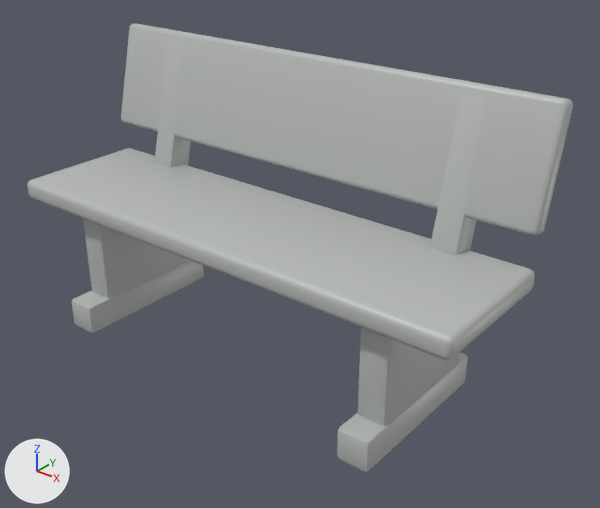
A saved change to the FBX model Prototype/Assets/CTCC/Art/Meshes/CTCC_PROP_TerrazzoBench.fbx.
Both versions are drawn from a 50 mm lens placed at (1.488, -1.653, 1.418), pointed at (0.12, 0.057, 0.358). The axes (+X, +Y, +Z) are drawn at lower left. The lights are the same throughout. The picture after the commit comes second. Objects named as collision shapes, trigger or cutter boxes, shadow casters or lower levels of detail are left out.

Script lines for the objects in view, before the commit:
```python
me_cube = bpy.data.meshes.new('Cube')
me_cube.from_pydata(...)  # 528 vertices, 520 faces; spans x -0.78..0.78, y -0.26..0.32, z 0.0..0.89
me_cube.materials.append(mat_terrazzobench)
ob_ctcc_prop_terrazzobench_lod0 = bpy.data.objects.new('CTCC_PROP_TerrazzoBench_LOD0', me_cube)
ob_ctcc_prop_terrazzobench_lod0.location = (0.0, 0.0, 0.0)
```
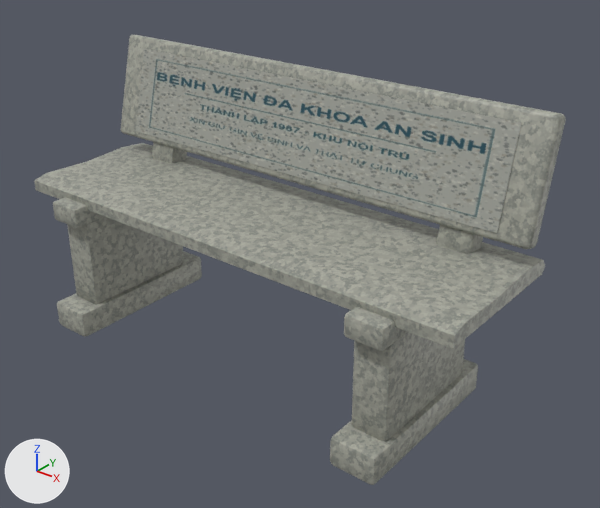
Changed parts and their boxes (x1, y1, x2, y2) in the pictures (600 x 508 px; the box of a moved part takes in the faces that stretch with it):
'CTCC_PROP_TerrazzoBench_LOD0', reshaped
    before: (27, 23, 573, 472)
    after: (34, 35, 566, 485)
part 1 of me_cube, moved or reshaped
    before: (83, 219, 189, 298)
    after: (67, 217, 184, 304)
part 2 of me_cube, moved or reshaped
    before: (358, 327, 460, 426)
    after: (152, 44, 190, 163)
part 3 of me_cube, added
    after: (352, 332, 465, 441)
part 4 of me_cube, added (mostly hidden)
    after: (436, 99, 503, 254)
part 5 of me_cube, moved or reshaped
    before: (121, 23, 573, 236)
    after: (121, 35, 566, 249)
part 6 of me_cube, rebuilt
    before: (27, 148, 535, 360)
    after: (34, 143, 545, 349)
part 7 of me_cube, moved or reshaped
    before: (72, 41, 487, 472)
    after: (53, 48, 521, 485)

The edits, one by one:
Picture 'LOC01_TerrazzoBench_Normal.png' (img_loc01_terrazzobench_normal_png) is new.
Picture 'LOC01_TerrazzoBenchB_Color.png' (img_loc01_terrazzobenchb_color_png) is new.
Material 'LOC01_TerrazzoBenchB' (mat_loc01_terrazzobenchb) is new.
Uses the picture img_loc01_terrazzobench_normal_png.
Uses the picture img_loc01_terrazzobenchb_color_png.
me_cube is used by ob_ctcc_prop_terrazzobench_lod0; location (0.0, 0.0, 0.0).
me_cube had 528 vertices, 520 faces and spanned x -0.78..0.78, y -0.26..0.32, z 0.0..0.89.
me_cube no longer uses material mat_terrazzobench.
me_cube now has 600 vertices, 596 faces and spans x -0.77..0.77, y -0.29..0.31, z 0.0..0.85.
me_cube part 1: the loose piece of 56 vertices spanning x -0.59..-0.5, y -0.18..0.22, z 0.07..0.41 is moved by (-0.02, -0.04, 0.0), in mat_loc01_terrazzobenchb.
me_cube part 2: the loose piece of 56 vertices spanning x 0.5..0.58, y -0.18..0.22, z 0.07..0.41 is multiplied about its middle by the matrix ((1.253, 0.0, 0.0), (0.0, 0.153, 0.335), (0.0, -0.038, 1.343)), then moved by (-1.1, 0.2, 0.38), in mat_loc01_terrazzobenchb.
me_cube part 3: the loose piece of 56 vertices spanning x 0.5..0.58, y -0.18..0.22, z 0.07..0.41 is copied, and the copy is moved by (0.02, -0.04, 0.0), in mat_loc01_terrazzobenchb; it spans x 0.51..0.61, y -0.22..0.18, z 0.07..0.41.
me_cube part 4: the loose piece of 56 vertices spanning x 0.5..0.58, y 0.12..0.32, z 0.38..0.86 is copied, and the copy is multiplied about its middle by the matrix ((1.305, 0.0, 0.0), (0.0, 0.804, 0.039), (0.0, 0.039, 0.952)), then moved by (0.02, 0.0, 0.0), in mat_loc01_terrazzobenchb; it spans x 0.51..0.61, y 0.14..0.31, z 0.39..0.85.
me_cube part 5: the loose piece of 96 vertices spanning x -0.78..0.78, y 0.17..0.29, z 0.55..0.89 is moved by (0.0, -0.01, -0.04), in mat_loc01_terrazzobenchb.
me_cube part 6: the loose piece of 96 vertices spanning x -0.78..0.78, y -0.24..0.2, z 0.4..0.46 is rebuilt with 16 vertices and now spans x -0.77..0.77, y -0.21..0.28, z 0.42..0.47, in mat_loc01_terrazzobenchb.
me_cube part 7: 4 vertices moved within x -0.5..0.5, y 0.25, z 0.01..0.09; 210 vertices removed from x -0.59..0.59, y -0.26..0.32, z 0.0..0.86; 218 vertices added at x -0.68..0.68, y -0.29..0.25, z 0.0..0.82.
Other edits to the shape of me_cube do not show in these pictures.
me_cube gains material mat_loc01_terrazzobenchb.
